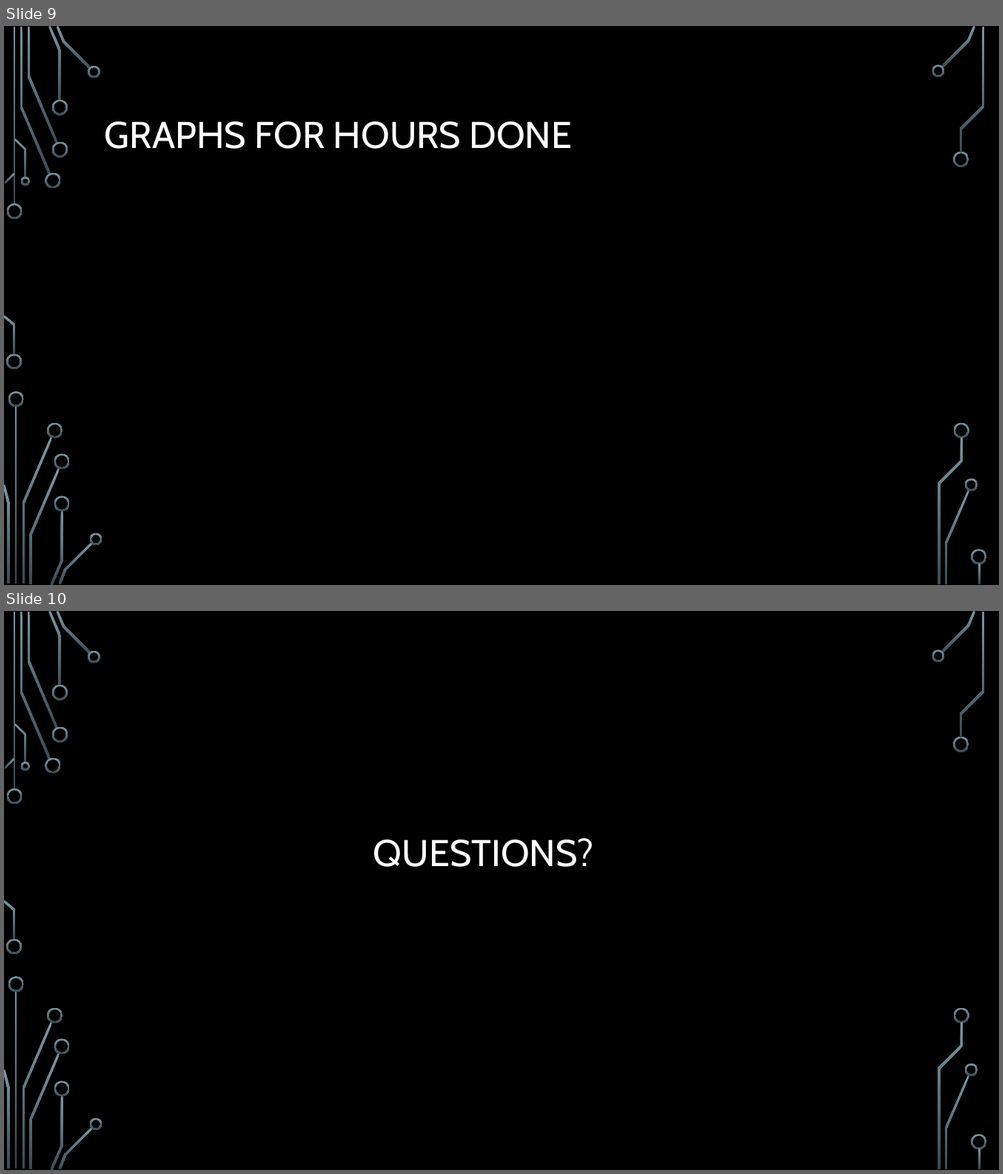
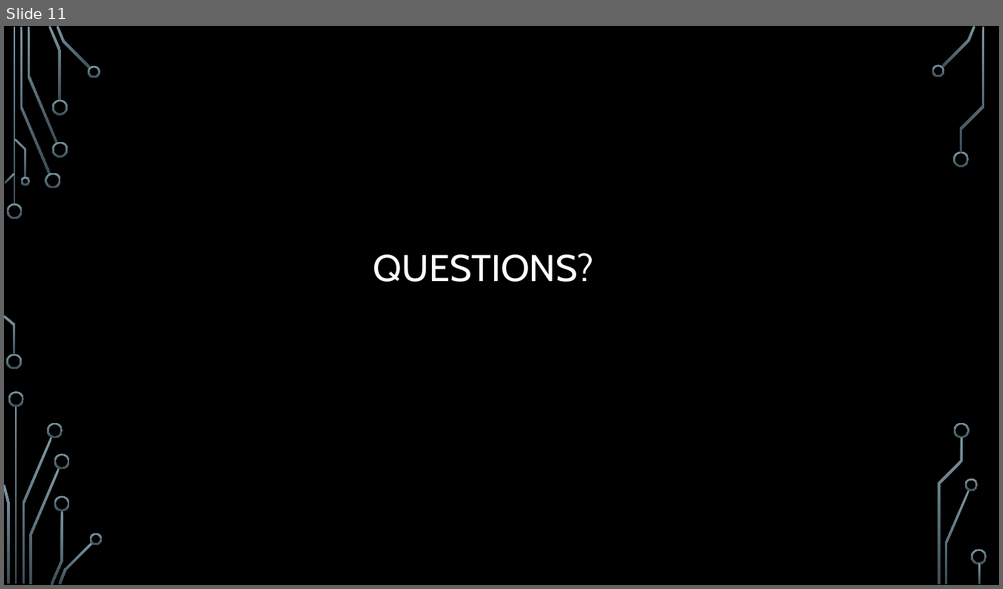
Before and after one commit to UoSGamesGroups/first-semester-l4-5-group-11, a slide deck: Presentations/L4-5-Group 11-Second presentation.pptx. Shown one above the other, each under a label of ours: slides 9 and 10 before the commit, slide 11 after it. The pictures are 1003x1174 and 1003x589 pixels, drawn with LibreOffice and Linux fonts; fonts in the diff are those of the drawing; background and template pictures are left out. Boxes give left, top, right and bottom in pixels: in the first picture for what was removed or moved away, otherwise in the second. Text is boxed around its words. In the diff, an @@ line names an element or a change of style, - is before the commit and + after.

```diff
--- a/Presentations/L4-5-Group 11-Second presentation.pptx
+++ b/Presentations/L4-5-Group 11-Second presentation.pptx
@@ slide 9 removed at (4, 26, 999, 585), background picture (left out); not listed: 36 template elements that a slide beside it also shows @@
@@ title removed at (105, 121, 572, 149) @@
-GRAPHS FOR HOURS DONE
@@ what was slide 10 is now slide 11 @@
```
Also in this commit, not shown: 6 slides changed, 4 slides added, 2 other slides removed.
